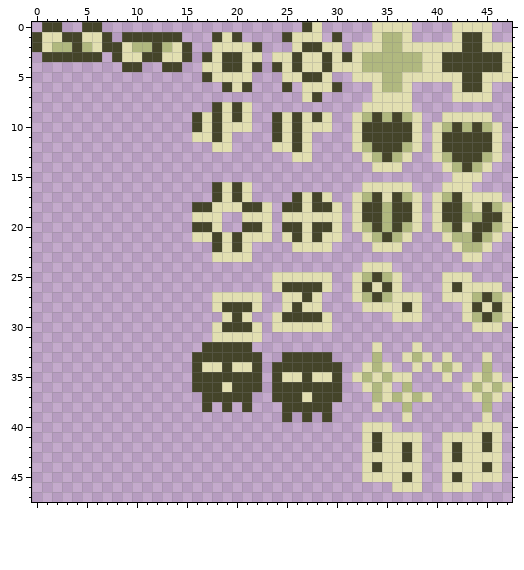
Pixel-art file, stored at sprites/misc_8x8.aseprite. The picture above is the old version.
48x48 pixels, 1 frame.
After the commit:
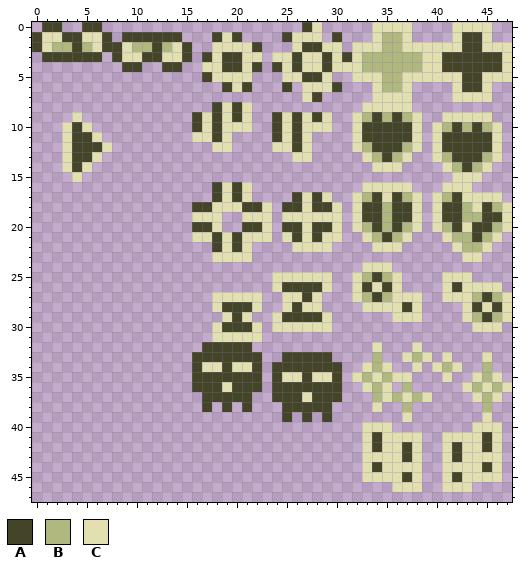
Palette (. is transparent): A #444429  B #b0b87f  C #e2dfb1
Diff:
@@ x 1..9 @@
  8 .........
- 9 .........
-10 .........
-11 .........
-12 .........
-13 .........
-14 .........
-15 .........
+ 9 ...C.....
+10 ..CAC....
+11 ..CAAC...
+12 ..CAAAC..
+13 ..CAAC...
+14 ..CAC....
+15 ...C.....
 16 .........
